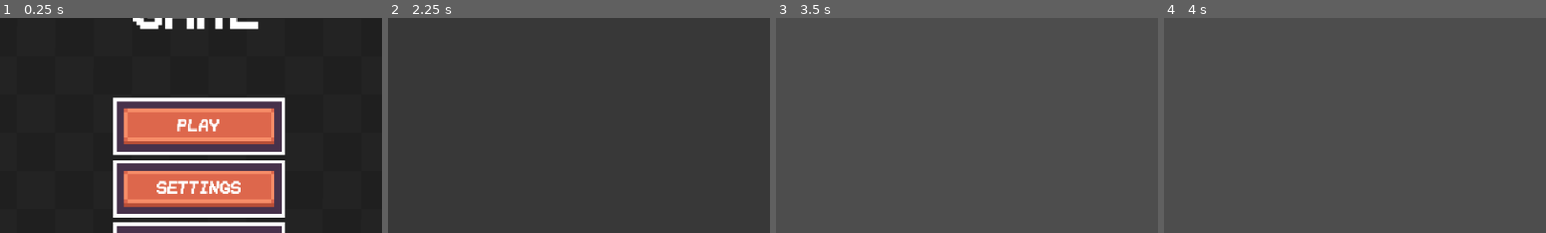
Above: before the commit, frames 1-4 (left to right).
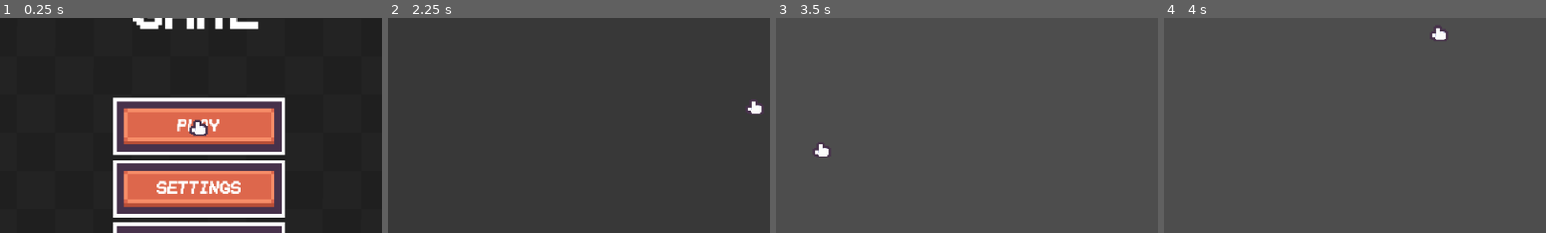
Above: after the commit, the same moments.

Repository: Caio-de-Souza-Marinho/gamejam-42
Game: Godot game, scene res://Scenes/UI/main_menu.tscn
Two runs of this game, one before a commit and one after it. Both use one fixed random seed, a clock stepped at 60 frames per second and the inputs below.
Inputs (mouse positions are % of the whole screen's width and height, from its top left):
- Up to frame 1 (0.25 s): no input
- Up to frame 2 (2.25 s): click "PLAY" at 0.5 s; click "PLAY" at 1.25 s; tap Enter at 2 s; move the mouse to (72, 45) at 2.02 s; hold D (move_right) from 2.03 s (still down)
- Up to frame 3 (3.5 s): tap Space at 2.75 s; move the mouse to (30, 55) at 2.77 s; release D (move_right) at 2.78 s; hold S (move_down) from 2.78 s (still down)
- Up to frame 4 (4 s): tap Enter at 3.5 s; move the mouse to (60, 28) at 3.52 s; release S (move_down) at 3.53 s; hold D (move_right) from 3.53 s (still down)
The pictures show only the part of the screen within x 24-74%, y 24-74%; the shares and areas given below are measured in that part.

The runs differ from the first frame. In frame 1, 0.3% of the frame differs, in the area x 49-55%, y 47-56%; in frame 2, 0.2%; in frame 3, 0.2%; in frame 4, 0.2%.

Commit message:
add main menu cursor

Diff:
--- /dev/null
+++ b/Autoloads/cursor.gd
@@ -0,0 +1,9 @@
+extends CanvasLayer
+
+@onready var sprite: Sprite2D = $Sprite
+
+func _ready() -> void:
+	Input.set_mouse_mode(Input.MOUSE_MODE_HIDDEN)
+
+func _process(delta: float) -> void:
+	sprite.position = get_viewport().get_mouse_position()
--- /dev/null
+++ b/Autoloads/cursor.tscn
@@ -0,0 +1,8 @@
+[gd_scene format=3 uid="uid://c20uxtapm01vs"]
+
+[ext_resource type="Script" uid="uid://bu5taoqhhupq4" path="res://Autoloads/cursor.gd" id="1_6acod"]
+
+[node name="Cursor" type="CanvasLayer" unique_id=127491162]
+script = ExtResource("1_6acod")
+
+[node name="Sprite" type="Sprite2D" parent="." unique_id=1363914227]
--- a/Scenes/UI/main_menu.gd
+++ b/Scenes/UI/main_menu.gd
@@ -1,5 +1,8 @@
 extends Control
 class_name MainMenu
+
+@export var menu_cursor: Texture2D
+
 @onready var main_buttons: Control = $MainButtons
 @onready var settings_buttons: Control = $SettingsButtons
 @onready var ui_sound: AudioStreamPlayer = $UISound
@@ -9,6 +12,7 @@
 
 func _ready() -> void:
 	Global.load_data()
+	Cursor.sprite.texture = menu_cursor
 	update_audio_bus("Music", music_label, Global.settings.music)
 	update_audio_bus("SFX", sfx_label, Global.settings.sfx)
 	update_fullscreen(Global.settings.fullscreen)
--- a/Scenes/UI/main_menu.tscn
+++ b/Scenes/UI/main_menu.tscn
@@ -8,6 +8,10 @@
 [ext_resource type="LabelSettings" uid="uid://cg1ww58fr1ktq" path="res://Extra/font_16.tres" id="6_gih0s"]
 [ext_resource type="AudioStream" uid="uid://dtxhputnlac6" path="res://Sounds/select-a.ogg" id="7_gih0s"]
 
+[sub_resource type="AtlasTexture" id="AtlasTexture_gih0s"]
+atlas = ExtResource("5_4pqbp")
+region = Rect2(80, 65, 15, 13)
+
 [sub_resource type="ShaderMaterial" id="ShaderMaterial_mrfpk"]
 shader = ExtResource("2_u7lva")
 shader_parameter/speed = 0.5
@@ -28,6 +32,7 @@
 grow_horizontal = 2
 grow_vertical = 2
 script = ExtResource("1_5wsvm")
+menu_cursor = SubResource("AtlasTexture_gih0s")
 
 [node name="Background" type="TextureRect" parent="." unique_id=275212020]
 material = SubResource("ShaderMaterial_mrfpk")
--- a/project.godot
+++ b/project.godot
@@ -24,6 +24,7 @@
 Transition="*uid://drwh3rr5smgri"
 Global="*uid://d0pki85kyt3h7"
 Music="*uid://bsajhxxmxy1ks"
+Cursor="*uid://c20uxtapm01vs"
 
 [display]
 
Not shown, added: Autoloads/cursor.gd.uid
